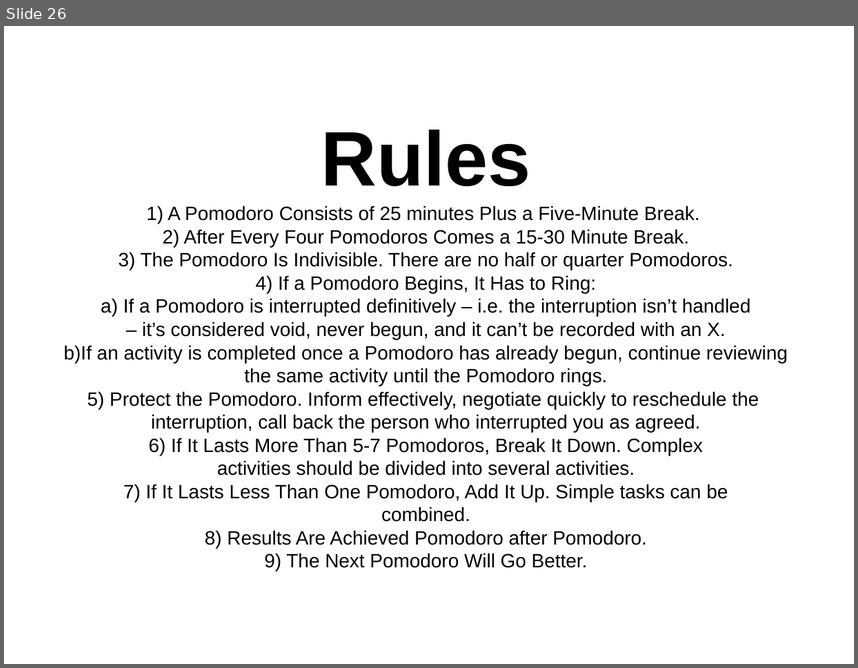
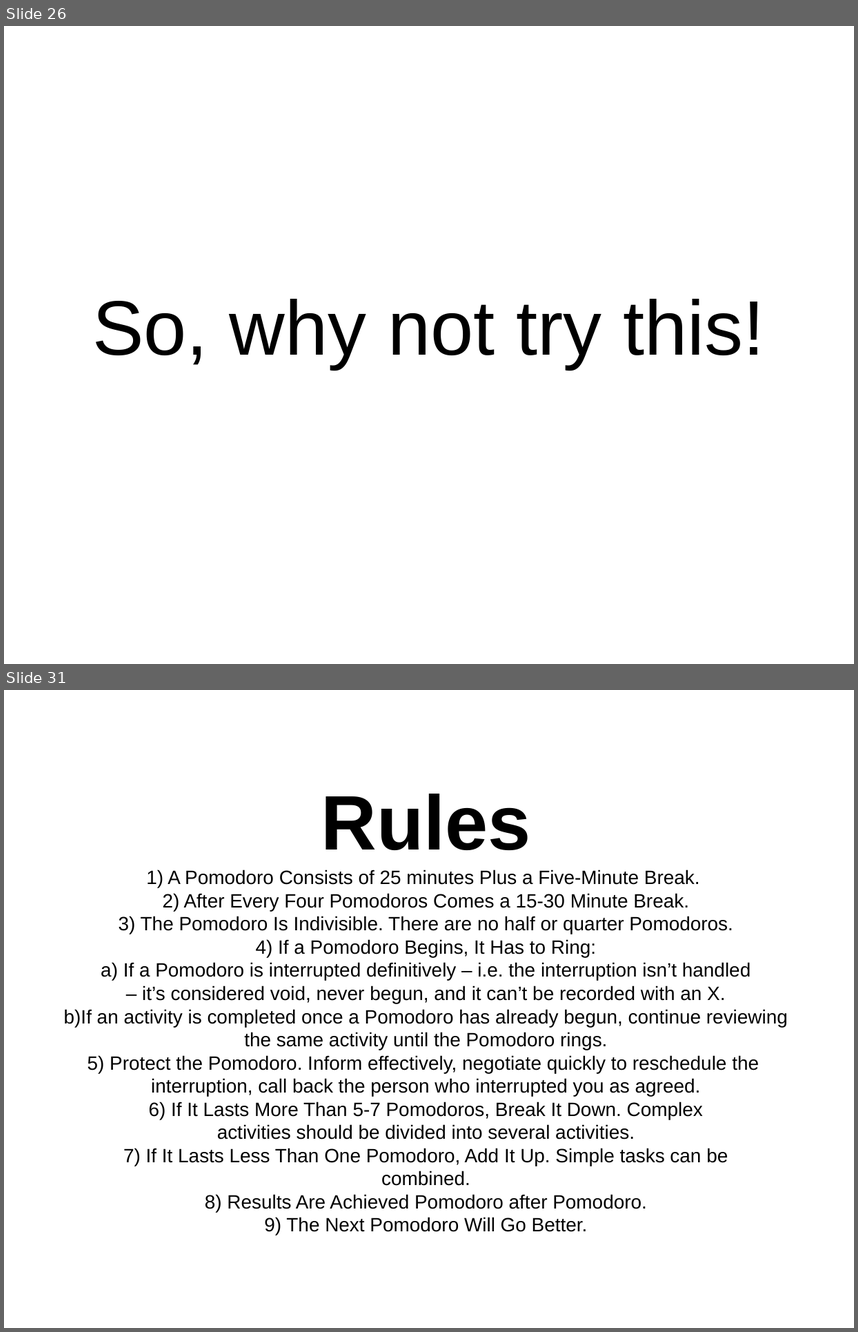
Before and after one commit to setitesuk/presentations, a slide deck: pomodoro_lightning_talk.odp. Shown one above the other, each under a label of ours: slide 26 before the commit, slides 26 and 31 after it; the slides between them are not shown. The pictures are 858x668 and 858x1332 pixels, drawn with LibreOffice and Linux fonts; fonts in the diff are those of the drawing. Boxes give left, top, right and bottom in pixels: in the first picture for what was removed or moved away, otherwise in the second. Text is boxed around its words. In the diff, an @@ line names an element or a change of style, - is before the commit and + after.

```diff
--- a/pomodoro_lightning_talk.odp
+++ b/pomodoro_lightning_talk.odp
@@ slide 26 added at box(4, 26, 854, 664), background #FFFFFF @@
@@ subtitle added at box(92, 299, 765, 368), 72 pt, text #000000 @@
+So, why not try this!
@@ what was slide 26 is now slide 31 @@
```
Also in this commit, not shown: 4 other slides added.
